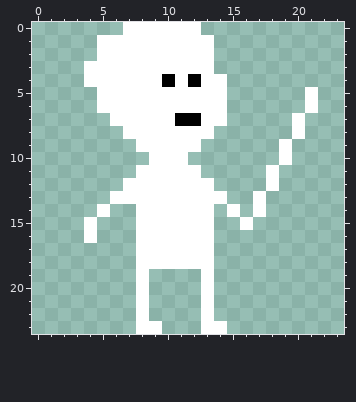
Pixel-art sprite: crawl/assets/char.png. The picture above was drawn from the file before the commit.
The file is 24x24 pixels.
New version:
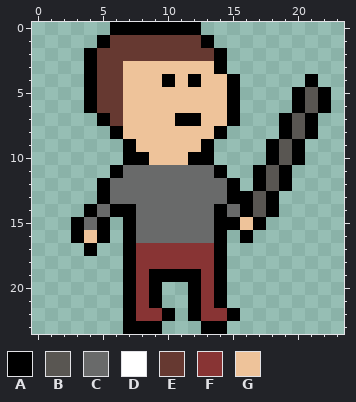
Palette (. is transparent): A #000000  B #595652  C #696a6a  D #ffffff  E #663931  F #883434  G #eec39a
Diff:
Changed rows in their new state; - is an unchanged pixel.
first column x 3:
 0 ---AAAAAAA----------
 1 --AEEEEEEEA---------
 2 -AEEEEEEEEEA--------
 3 -AEEGGGGGGGA--------
 4 -AEEGGG-G-GGA-----A-
 5 -AEEGGGGGGGGA----ABA
 6 -AEEGGGGGGGGA----ABA
 7 --AEGGGG--GGA---ABA-
 8 ---AGGGGGGGA----ABA-
 9 ----AGGGGGA----ABA--
10 ----AAGGGAA----ABA--
11 ---ACCCCCCCA--ABA---
12 --ACCCCCCCCCA-ABA---
13 --ACCCCCCCCCAABA----
14 -ACAACCCCCCACABA----
15 ACA-ACCCCCCAAGA-----
16 AGA-ACCCCCCA-A------
17 -A--AFFFFFFA--------
18 ----AFFFFFFA--------
19 ----AFAAAAFA--------
20 ----AFA--AFA--------
21 ----AFA--AFA--------
22 ----AFFA-AFFA-------
23 ----AAA---AA--------
Where, in picture pixels (left, top, right, bottom), the same in both pictures:
changed: (71, 22, 331, 334)
